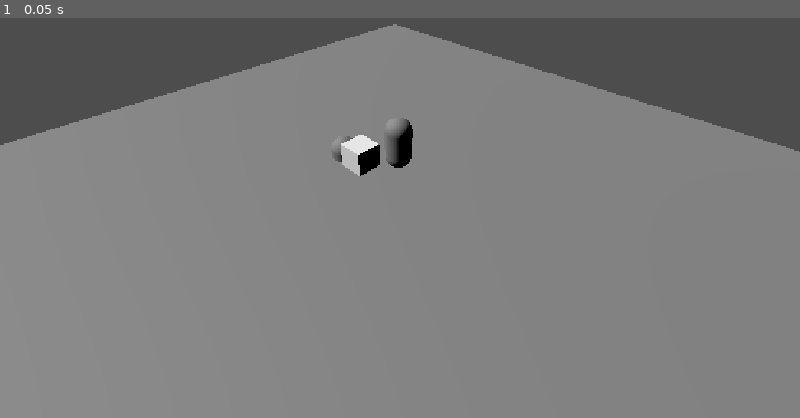
Above: before the commit, frame 1.
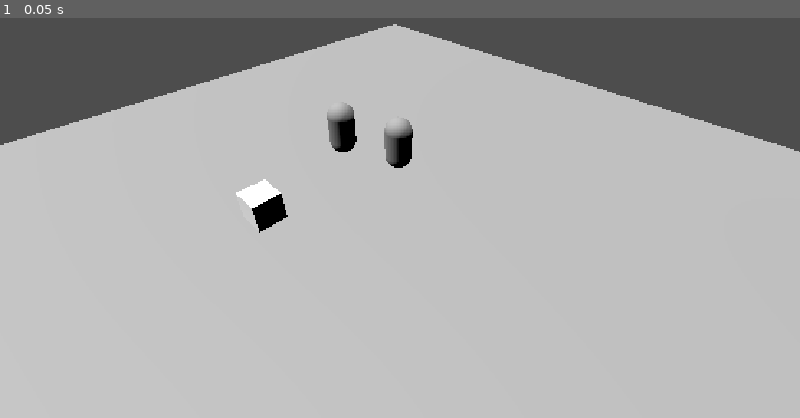
Above: after the commit, the same moment.

Repository: GonzaloDP/Proto-team-2
Game: Godot game, scene res://Escenas/Level.tscn
The game is run twice, just before and just after one commit, with the same random seed, the same clock (stepped at 60 frames per second) and the same inputs.
Inputs:
- Up to frame 1 (0.05 s): no input

The runs differ from the first frame. In frame 1, 83% of the frame differs, in the area x 0-100%, y 1-100%.

Commit message:
Script del tooltip y un "main" improvisiorio

Diff:
--- a/proto-team-2/Escenas/Level.tscn
+++ b/proto-team-2/Escenas/Level.tscn
@@ -1,34 +1,43 @@
 [gd_scene format=3 uid="uid://cixgyllywifb2"]
 
+[ext_resource type="Script" uid="uid://b71kbg0awqct5" path="res://Scripts/level.gd" id="1_7l8dv"]
 [ext_resource type="PackedScene" uid="uid://je4kc6eqa6ml" path="res://Escenas/Suelo.tscn" id="1_qbrn0"]
 [ext_resource type="PackedScene" uid="uid://6igeb67om02i" path="res://Escenas/Unidad.tscn" id="2_e8t1n"]
 [ext_resource type="PackedScene" uid="uid://bn6d2v3lbapoo" path="res://Escenas/Recurso.tscn" id="3_e8t1n"]
 [ext_resource type="Script" uid="uid://bvdlol81y4g7f" path="res://Scripts/camera_3d.gd" id="4_s3uta"]
+[ext_resource type="PackedScene" uid="uid://b6phliso32eq2" path="res://Escenas/Tooltip.tscn" id="6_418oe"]
+[ext_resource type="Script" uid="uid://dmcxvn345x7nl" path="res://Scripts/mouse_interaction.gd" id="7_418oe"]
 
 [node name="Level" type="Node3D" unique_id=1295018767]
+script = ExtResource("1_7l8dv")
 
 [node name="Suelo" parent="." unique_id=721908082 instance=ExtResource("1_qbrn0")]
 transform = Transform3D(1, 0, 0, 0, 1, 0, 0, 0, 1, 0.5, 0, 1)
 
 [node name="Node3D2" parent="." unique_id=1803103505 instance=ExtResource("2_e8t1n")]
-transform = Transform3D(1, 0, 0, 0, 1, 0, 0, 0, 1, 0, -0.09093082, -1)
+transform = Transform3D(1, 0, 0, 0, 1, 0, 0, 0, 1, 0, 1.3465811, -1)
 
 [node name="Recurso" parent="." unique_id=1863188596 instance=ExtResource("3_e8t1n")]
-transform = Transform3D(1, 0, 0, 0, 1, 0, 0, 0, 1, 0, 0.5757017, 0)
-
-[node name="Camera3D" type="Camera3D" parent="." unique_id=547854777]
-transform = Transform3D(0.6378723, -0.40603963, 0.6544087, 0, 0.8497246, 0.52722687, -0.77014214, -0.3363034, 0.54201573, 6.3499217, 6.9178953, 6.3000135)
+transform = Transform3D(1, 0, 0, 0, 1, 0, 0, 0, 1, -4.083725, 0.6455455, 0)
 
 [node name="DirectionalLight3D" type="DirectionalLight3D" parent="." unique_id=48548983]
 transform = Transform3D(1, 0, 0, 0, -0.0041241967, 0.9999915, 0, -0.9999915, -0.0041241967, 0, 12.879479, 0)
+
 [node name="Unidad" parent="." unique_id=1688446011 instance=ExtResource("2_e8t1n")]
 transform = Transform3D(1, 0, 0, 0, 1, 0, 0, 0, 1, 1, 1.125, 1)
 
-[node name="Camera3D" type="Camera3D" parent="." unique_id=1951622980 node_paths=PackedStringArray("unidad")]
+[node name="Camera3D2" type="Camera3D" parent="." unique_id=1951622980 node_paths=PackedStringArray("unidad")]
 transform = Transform3D(0.70710677, 0.45451948, -0.5416752, 0, 0.76604444, 0.64278764, 0.70710677, -0.45451948, 0.5416752, -7.501831, 8.874756, 9.58374)
 fov = 60.0
 script = ExtResource("4_s3uta")
 unidad = NodePath("../Unidad")
 
-[node name="DirectionalLight3D" type="DirectionalLight3D" parent="." unique_id=970184165]
+[node name="DirectionalLight3D2" type="DirectionalLight3D" parent="." unique_id=970184165]
 transform = Transform3D(-0.70710677, 0.5416752, -0.45451948, 0, 0.64278764, 0.76604444, 0.70710677, 0.5416752, -0.45451948, -24, 20, -24)
+
+[node name="UI" type="CanvasLayer" parent="." unique_id=1059799018]
+
+[node name="Tooltip" parent="UI" unique_id=329360181 instance=ExtResource("6_418oe")]
+
+[node name="MouseInteraction" type="Node" parent="." unique_id=1411286151]
+script = ExtResource("7_418oe")
--- a/proto-team-2/Escenas/Recurso.tscn
+++ b/proto-team-2/Escenas/Recurso.tscn
@@ -9,13 +9,11 @@
 
 [sub_resource type="BoxShape3D" id="BoxShape3D_austa"]
 
-[node name="Recurso" type="Node3D" unique_id=1863188596]
+[node name="Recurso" type="StaticBody3D" unique_id=1250565611]
 script = ExtResource("1_rkgit")
 
-[node name="StaticBody3D" type="StaticBody3D" parent="." unique_id=1037191597]
-
-[node name="MeshInstance3D" type="MeshInstance3D" parent="StaticBody3D" unique_id=1099368702]
+[node name="MeshInstance3D" type="MeshInstance3D" parent="." unique_id=1099368702]
 mesh = SubResource("BoxMesh_1icel")
 
-[node name="CollisionShape3D" type="CollisionShape3D" parent="StaticBody3D" unique_id=357680996]
+[node name="CollisionShape3D" type="CollisionShape3D" parent="." unique_id=357680996]
 shape = SubResource("BoxShape3D_austa")
--- a/proto-team-2/Escenas/Tooltip.tscn
+++ b/proto-team-2/Escenas/Tooltip.tscn
@@ -3,16 +3,18 @@
 [ext_resource type="Script" uid="uid://1pybyvquq00k" path="res://Scripts/tooltip.gd" id="1_8f4ox"]
 
 [node name="Tooltip" type="Panel" unique_id=329360181]
-visible = false
-offset_right = 40.0
-offset_bottom = 40.0
+offset_right = 233.0
+offset_bottom = 69.0
 mouse_filter = 2
 script = ExtResource("1_8f4ox")
 
 [node name="MarginContainer" type="MarginContainer" parent="." unique_id=42690611]
-layout_mode = 0
-offset_right = 40.0
-offset_bottom = 40.0
+layout_mode = 1
+anchors_preset = 15
+anchor_right = 1.0
+anchor_bottom = 1.0
+grow_horizontal = 2
+grow_vertical = 2
 
 [node name="Label" type="Label" parent="MarginContainer" unique_id=331930441]
 layout_mode = 2
--- /dev/null
+++ b/proto-team-2/Scripts/level.gd
@@ -0,0 +1,10 @@
+extends Node3D
+#Este script es solo para hacer unas validaciones, luego se puede borrar
+
+@onready var tooltip = $UI/Tooltip
+
+func _ready() -> void:
+	tooltip.mostrar("Madera ", 25)
+
+func _process(delta: float) -> void:
+	pass
--- /dev/null
+++ b/proto-team-2/Scripts/mouse_interaction.gd
@@ -0,0 +1,28 @@
+extends Node
+
+@onready var camera: Camera3D = $"../Camera3D2"
+@onready var tooltip = $"../UI/Tooltip"
+
+func _ready() -> void:
+	pass
+
+func _process(delta: float) -> void:
+	#obtenemos posición del mouse en la pantalla
+	var mouse_position = get_viewport().get_mouse_position()
+
+	var ray_origin = camera.project_ray_origin(mouse_position)#creamos un origen a un raycast desde la posición del mouse
+	var ray_direction = camera.project_ray_normal(mouse_position)#le damos una dirección a la que tiene que dirigirse el raycast
+
+	var space_state = camera.get_world_3d().direct_space_state#esta linea es para detectar el espacio físico
+
+	var query = PhysicsRayQueryParameters3D.create(ray_origin, ray_origin + ray_direction * 1000)#con este solamente le decimos al raycast que viaje mil unidades
+
+	var result = space_state.intersect_ray(query)#acá nos dice con que chocó
+
+	if result and result.collider is Recurso:
+		var recurso: Recurso = result.collider
+
+		tooltip.mostrar(recurso.get_names(), recurso.cantidad_variable)
+		tooltip.position = mouse_position + Vector2(15,15)
+	else:
+		tooltip.ocultar()
--- a/proto-team-2/Scripts/recurso.gd
+++ b/proto-team-2/Scripts/recurso.gd
@@ -1,3 +1,4 @@
+class_name Recurso
 extends Node3D
 
 #Este "enum" sirve para enumerar constantes del "0"(siendo el primer parametro) hasta el último parametro(en este caso el "3"), es para no hacer varias escenas de lo mismo y resumirlo en una sola lista
@@ -15,3 +16,16 @@
 
 func _process(delta: float) -> void:
 	pass
+
+func get_names() -> String:
+	match tipo:
+		Tipo_Recurso.MADERA:
+			return "Madera"
+		Tipo_Recurso.PIEDRA:
+			return "Piedra"
+		Tipo_Recurso.COMIDA:
+			return "Comida"
+		Tipo_Recurso.METAL:
+			return "Metal"
+
+	return "Desconocido"
Not shown, added: proto-team-2/Scripts/level.gd.uid
Not shown, added: proto-team-2/Scripts/mouse_interaction.gd.uid
